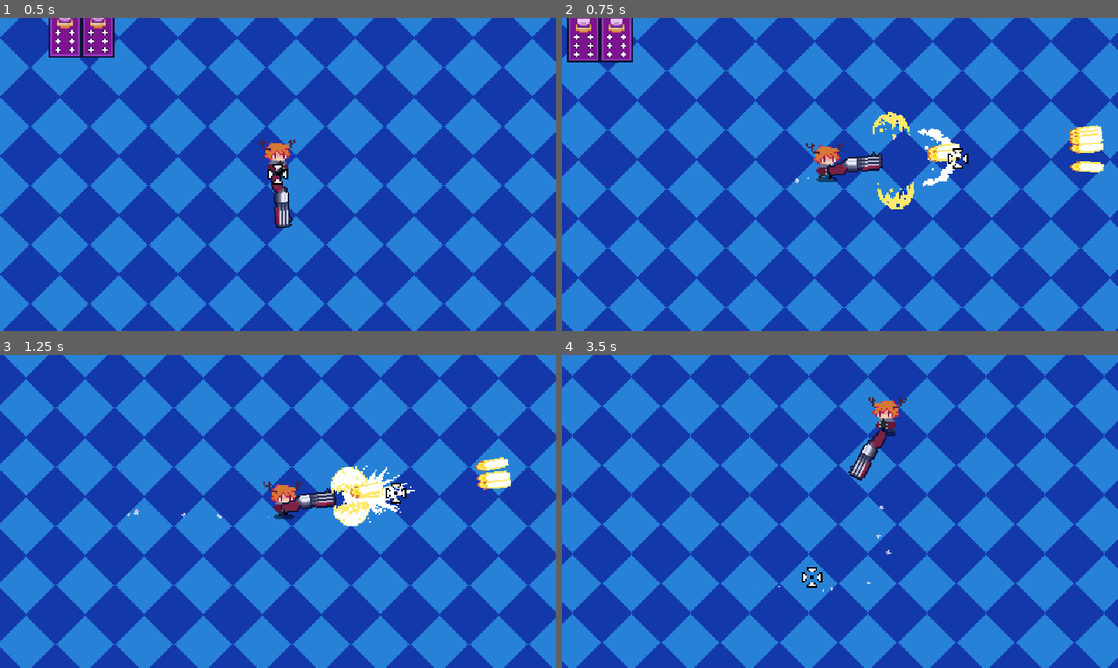
Above: before the commit, frames 1-4 (two rows, left to right).
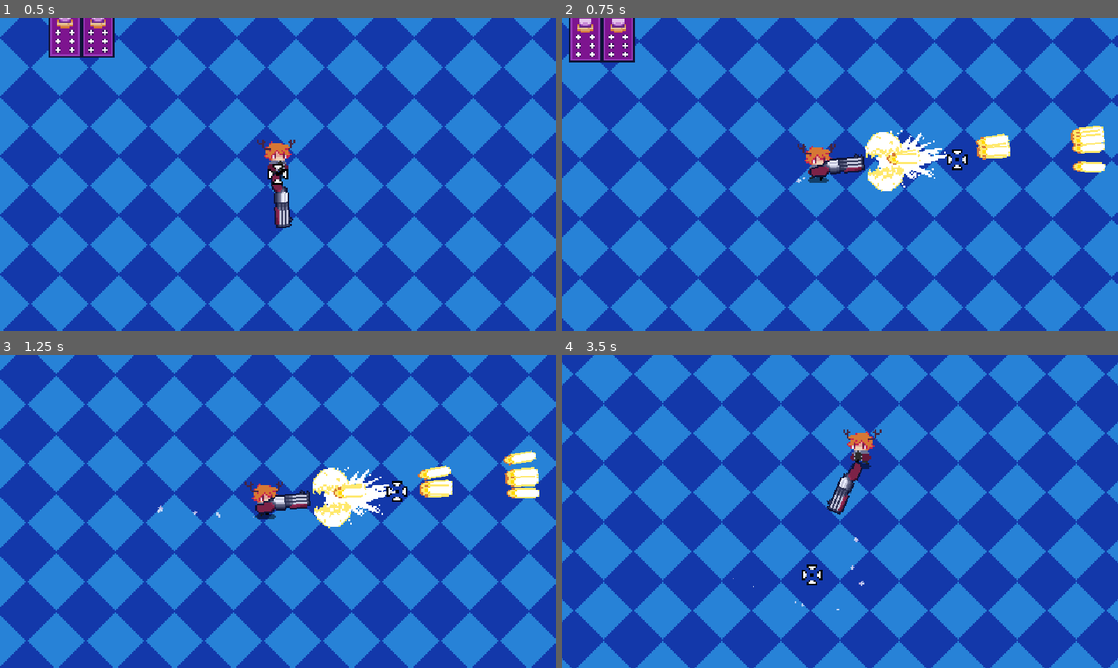
Above: after the commit, the same moments.

Repository: gisotra/protoroguelike
Game: Godot game, scene res://scenes/levels/sandbox.tscn
Same seed, same stepped clock (60 frames per second), same inputs: the game is played once before the commit and once after it.
Inputs (mouse positions are in pixels of both pictures, inside the frame that each line leads up to):
- Up to frame 1 (0.5 s): no input
- Up to frame 2 (0.75 s): move the mouse to (962, 158) at 0.52 s; press the mouse at (962, 158) at 0.53 s; hold D (move_right) from 0.53 s (still down)
- Up to frame 3 (1.25 s): keep holding D (move_right)
- Up to frame 4 (3.5 s): move the mouse to (728, 527) at 1.27 s; release D (move_right) at 1.28 s; release the mouse at (728, 527) at 1.28 s; hold S (move_down) 1.28-2.03 s; click (728, 527) at 1.35 s; move the mouse to (895, 442) at 2.02 s; press the mouse at (895, 442) at 2.03 s; hold D (move_right) 2.03-2.78 s; move the mouse to (812, 574) at 2.77 s; release the mouse at (812, 574) at 2.78 s; hold W (move_up) from 2.78 s (still down); click (812, 574) at 2.85 s

Frame 1 is identical in both runs. In frame 2, 10% of the frame differs, in the area x 0-100%, y 0-100%; in frame 3, 53%; in frame 4, 90%.

Commit message:
knockback

Diff:
--- a/resources/weapons/TripleShotgun.tres
+++ b/resources/weapons/TripleShotgun.tres
@@ -63,12 +63,12 @@
 [resource]
 script = ExtResource("2_m5b33")
 weapon_name = "Triple Shotgun"
-fire_rate = 0.1
+fire_rate = 0.05
 bullet_spread = 5.0
 bullets_per_shot = 5
-shake_intensity = 2.0
-recoil = 6.5
-player_knockback = 20.0
+shake_intensity = 3.0
+recoil = 8.5
+player_knockback = 40.0
 shell_amount = 8
 gun_texture = SubResource("AtlasTexture_vkq25")
 muzzle_flash_animation = SubResource("SpriteFrames_n1xar")
--- a/scenes/weapons/gun.tscn
+++ b/scenes/weapons/gun.tscn
@@ -1,17 +1,6 @@
-[gd_scene load_steps=4 format=3 uid="uid://dmwlvjfj2fxb1"]
+[gd_scene load_steps=2 format=3 uid="uid://dmwlvjfj2fxb1"]
 
 [ext_resource type="Script" uid="uid://cxi2ltx2yw2gh" path="res://scripts/weapons/Gun.gd" id="1_76485"]
-
-[sub_resource type="Curve" id="Curve_76485"]
-_limits = [0.0, 100.0, 0.0, 1.0]
-_data = [Vector2(0, 1), 0.0, 0.0, 0, 0, Vector2(1, 100), 0.0, 0.0, 0, 0]
-point_count = 2
-
-[sub_resource type="Curve" id="Curve_mgo42"]
-_limits = [-360.0, 360.0, 0.0, 1.0]
-_data = [Vector2(0, 245.76791), 0.0, 0.0, 0, 0, Vector2(0.90000004, 0), 0.0, 0.0, 0, 0]
-point_count = 2
-metadata/_snap_enabled = true
 
 [node name="Gun" type="Node2D"]
 script = ExtResource("1_76485")
@@ -24,22 +13,3 @@
 
 [node name="fire_rate_timer" type="Timer" parent="."]
 one_shot = true
-
-[node name="shell_emmiter" type="CPUParticles2D" parent="."]
-emitting = false
-amount = 3
-explosiveness = 1.0
-randomness = 0.37
-direction = Vector2(1.5, 0)
-spread = 180.0
-gravity = Vector2(0, 0)
-initial_velocity_min = 8.4
-initial_velocity_max = 15.4
-angular_velocity_min = -60.17
-angular_velocity_max = 60.17
-damping_min = 0.1
-damping_max = 0.7
-damping_curve = SubResource("Curve_76485")
-angle_min = 12.0
-angle_max = 15.0
-angle_curve = SubResource("Curve_mgo42")
--- a/scripts/weapons/Gun.gd
+++ b/scripts/weapons/Gun.gd
@@ -3,6 +3,7 @@
 extends Node2D
 
 @export var bullet_scene: PackedScene
+@export var shell_case_scene: PackedScene
 @export var current_bullet_resource: BulletSettings
 @export var gun_settings: GunSettings:
 	set(value):
@@ -44,17 +45,13 @@
 		gun_sprite.texture = gun_settings.gun_texture
 		muzzle_flash.sprite_frames = gun_settings.muzzle_flash_animation
 		type = gun_settings.gun_type
-		shell_emmiter.texture = gun_settings.shell_texture
-		#if gun_settings.shell_amount > 0:
-		shell_emmiter.amount = gun_settings.shell_amount
-		#else:
-			#shell_emmiter.hide()
+
 func shoot():
 	muzzle_flash.play("burst")
 	camera.trigger_shake(gun_settings.shake_intensity)
 	fire_rate_timer.start(gun_settings.fire_rate)
 	_apply_recoil(gun_settings.recoil)
-	#_apply_knockback(gun_settings.player_knockback)
+	_apply_knockback(gun_settings.player_knockback)
 
 	for i in gun_settings.bullets_per_shot:
 		get_tree().root.add_child(_create_bullet())
@@ -85,5 +82,5 @@
 		GunSettings.gunType.AUTO:	#se a arma for semi-automatica
 			gun_sprite.position.x -= recoil_value
 
-#func _apply_knockback(knockback_value):
-	#player.position.x -= knockback_value
+func _apply_knockback(knockback_value):
+	player.velocity -= transform.x * knockback_value
